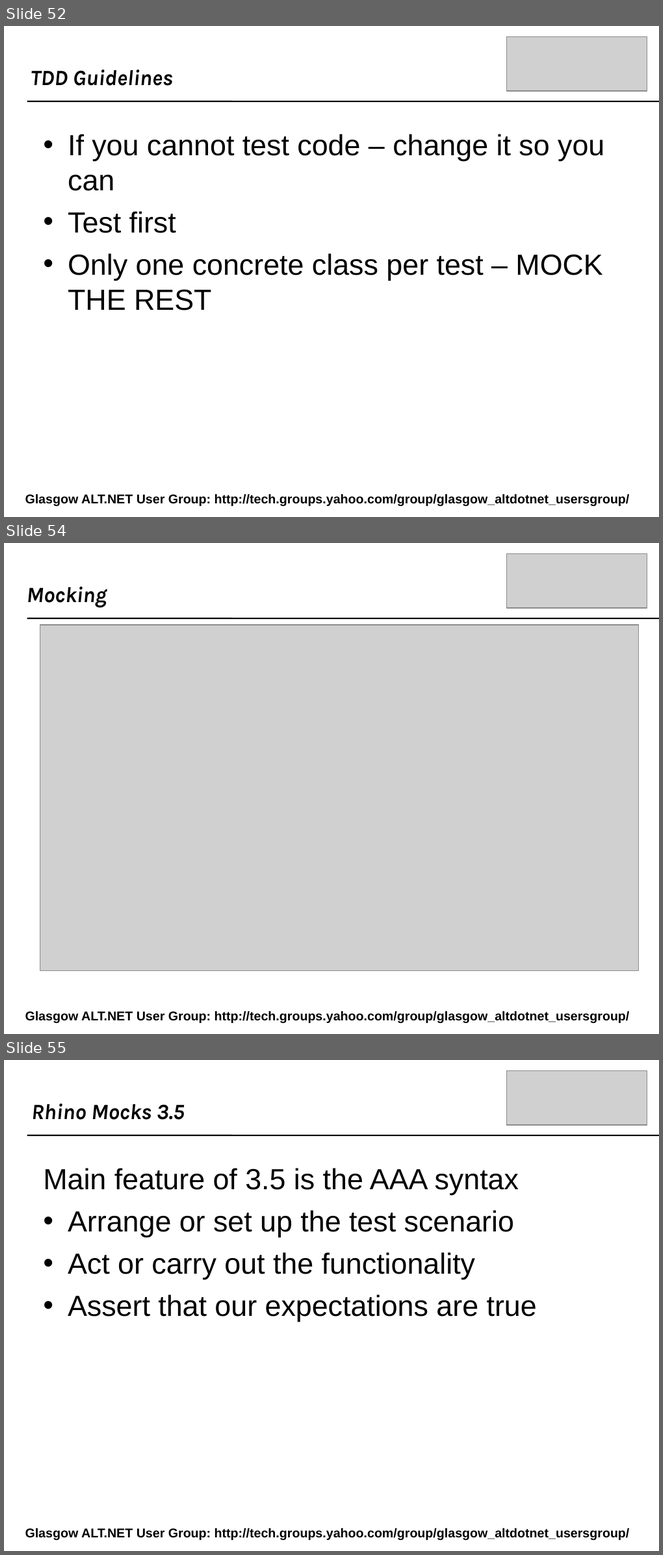
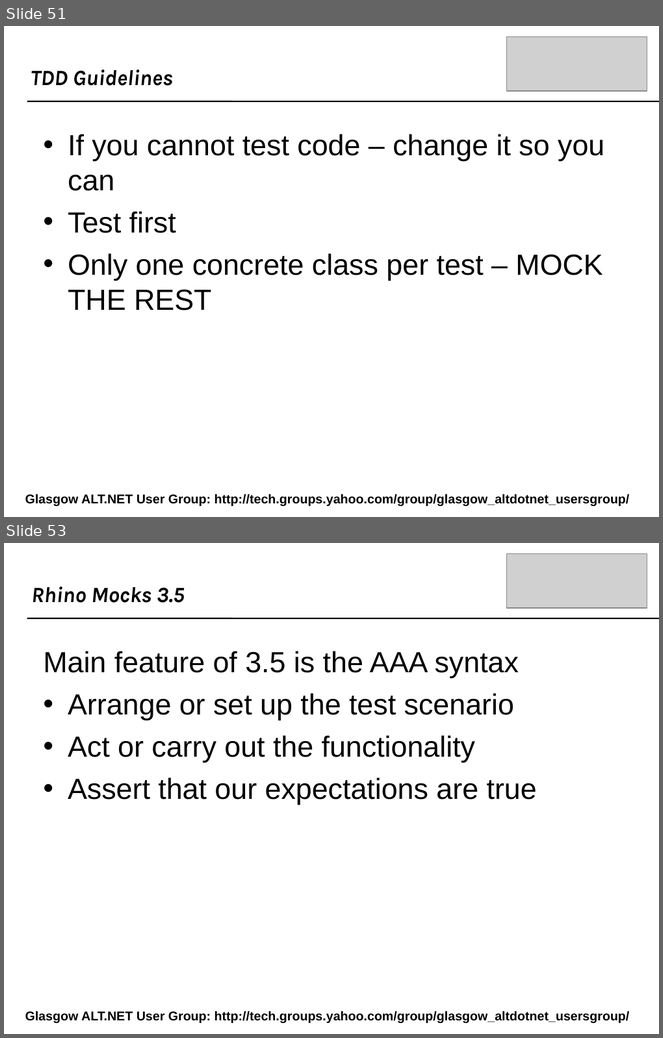
Before and after one commit to craignicol/scotaltdotnet, a slide deck: belfast/IOC-TDD-And Testability.ppt. Shown one above the other, each under a label of ours: slides 52, 54 and 55 before the commit, slides 51 and 53 after it; the slides between them are not shown. The pictures are 663x1555 and 663x1038 pixels, drawn with LibreOffice and Linux fonts; fonts in the diff are those of the drawing; grey boxes stand for pictures; background and template pictures are left out. Boxes give left, top, right and bottom in pixels: in the first picture for what was removed or moved away, otherwise in the second. Text is boxed around its words. In the diff, an @@ line names an element or a change of style, - is before the commit and + after.

```diff
--- a/belfast/IOC-TDD-And Testability.ppt
+++ b/belfast/IOC-TDD-And Testability.ppt
@@ slide 54 removed at (4, 543, 659, 1034), background picture (left out) @@
@@ picture removed at (507, 554, 648, 608) @@
@@ text removed at (27, 587, 107, 608) @@
-Mocking
@@ line removed from (27, 618) to (659, 618) @@
@@ picture removed at (40, 625, 639, 971) @@
@@ text removed at (25, 1011, 630, 1023) @@
-Glasgow ALT.NET User Group: http://tech.groups.yahoo.com/group/glasgow_altdotnet_usersgroup/
@@ what was slide 52 is now slide 51 @@
@@ what was slide 55 is now slide 53 @@
```
Also in this commit, not shown: 3 slides changed, 1 slide added, 2 other slides removed, 1 other file.
